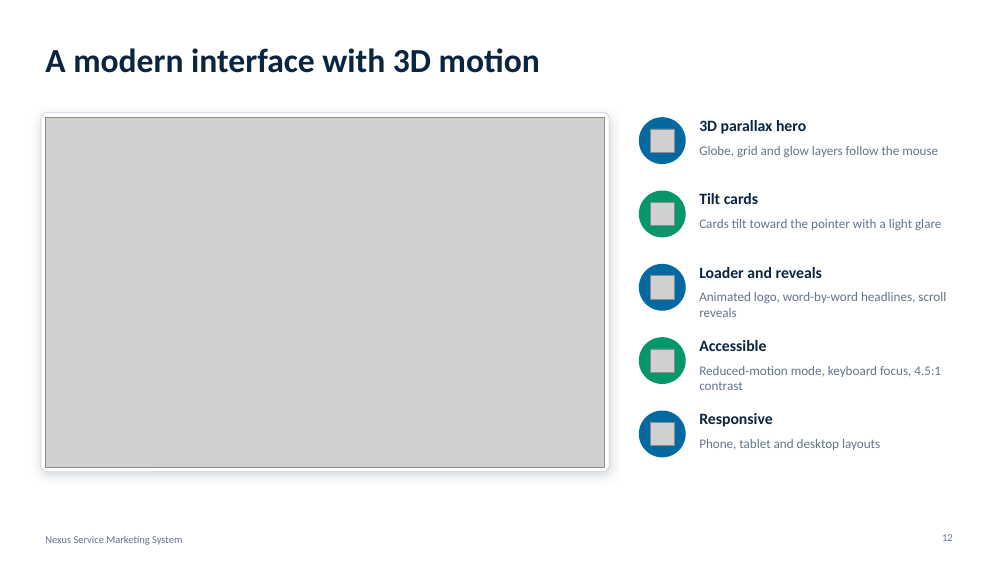
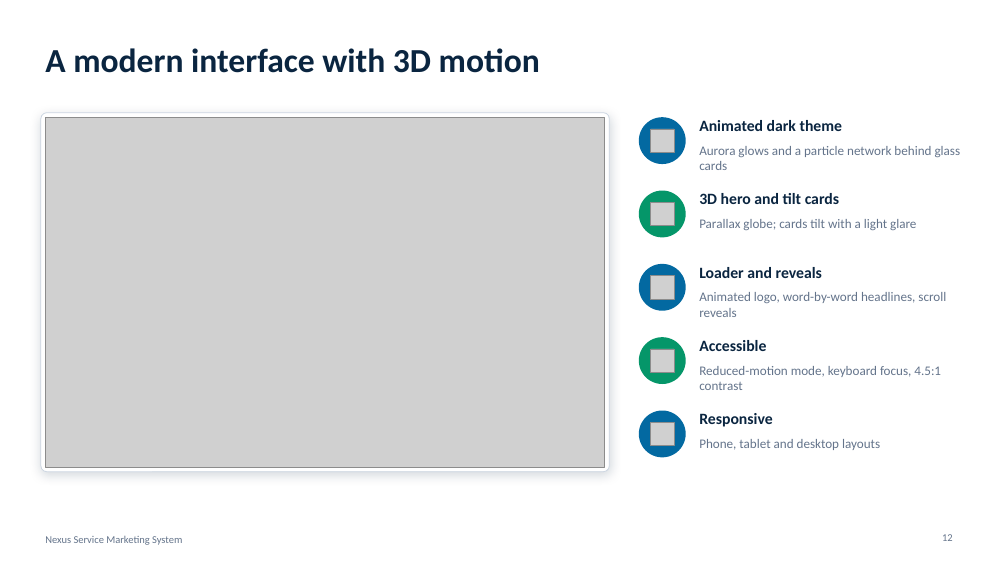
Before and after one commit to humaizkhan363-cmd/e_project, a slide deck: slide 12 of documentation/Nexus_Documentation/Nexus_Presentation_animated.pptx. Drawn at 1008x567 pixels with LibreOffice and Linux fonts; fonts in the diff are those of the drawing; grey boxes stand for pictures. Boxes give left, top, right and bottom in pixels: in the first picture for what was removed or moved away, otherwise in the second. Text is boxed around its words. In the diff, an @@ line names an element or a change of style, - is before the commit and + after.

```diff
--- a/documentation/Nexus_Documentation/Nexus_Presentation_animated.pptx
+++ b/documentation/Nexus_Documentation/Nexus_Presentation_animated.pptx
@@ text at [699, 120, 843, 131]: text changed @@
-3D parallax hero
+Animated dark theme
@@ text at [699, 146, 961, 170]: text changed @@
-Globe, grid and glow layers follow the mouse
+Aurora glows and a particle network behind glass cards
@@ text at [699, 193, 839, 204]: text changed @@
-Tilt cards
+3D hero and tilt cards
@@ text at [699, 219, 916, 230]: text changed @@
-Cards tilt toward the pointer with a light glare
+Parallax globe; cards tilt with a light glare
```
Also in this commit, not shown: 4 other files.
